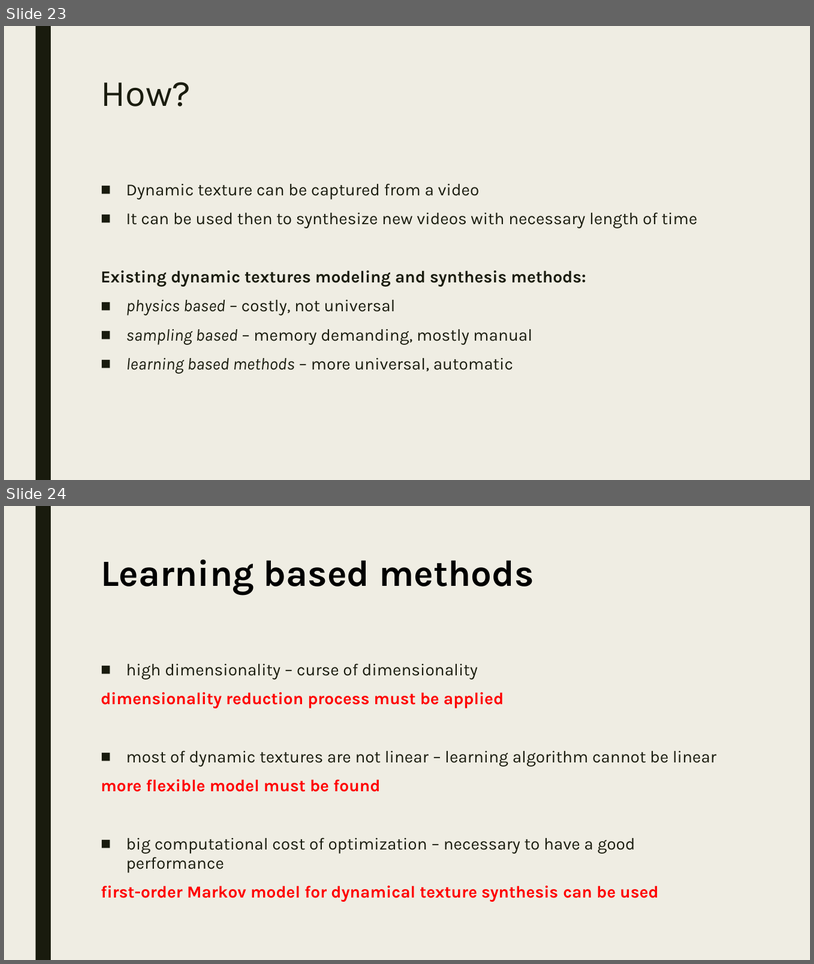
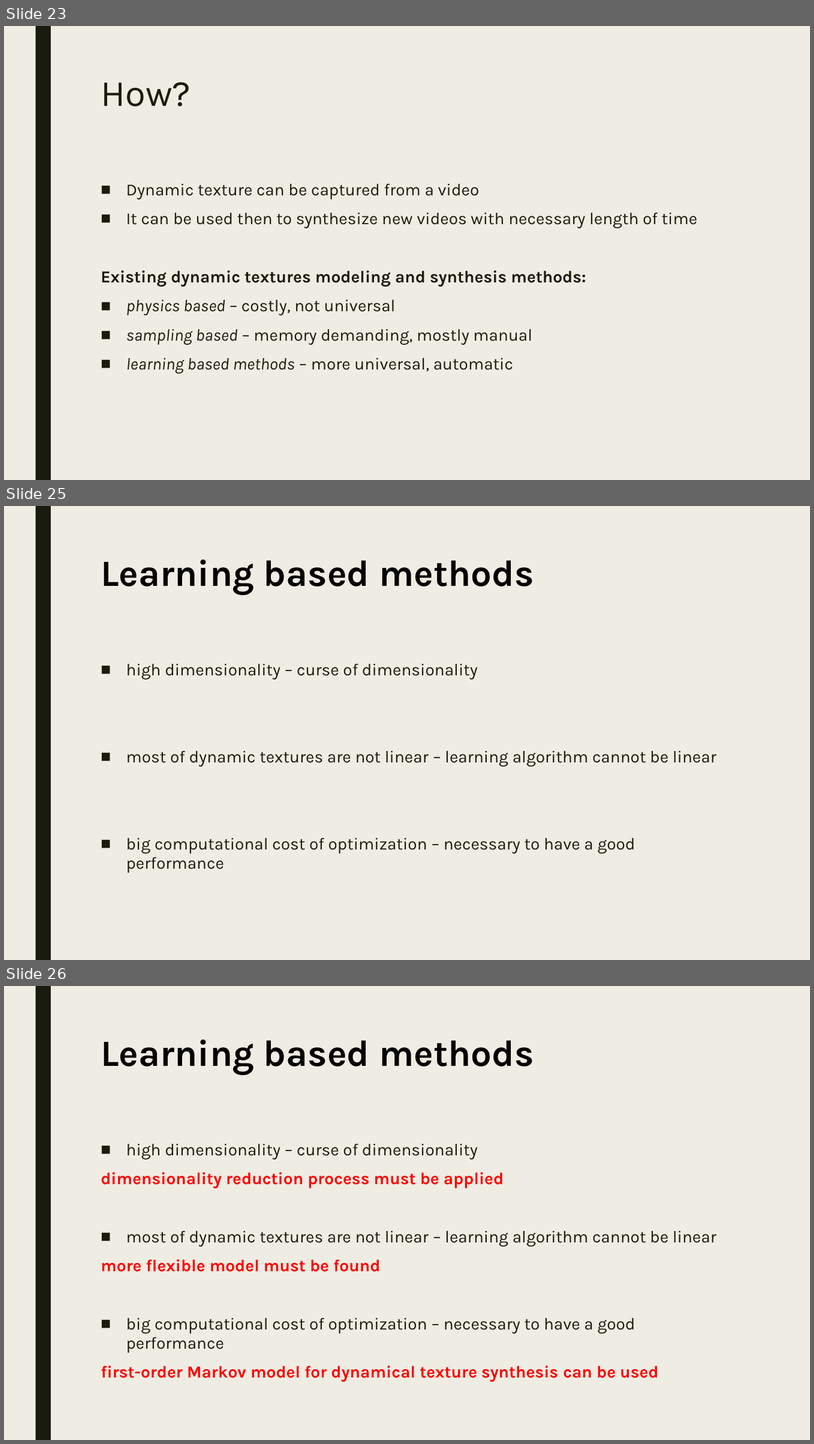
Before and after one commit to koptelovmax/gaussianprocess, a slide deck: presentation.pptx. Shown one above the other, each under a label of ours: slides 23 and 24 before the commit, slides 23, 25 and 26 after it; the slides between them are not shown. The pictures are 814x964 and 814x1444 pixels, drawn with LibreOffice and Linux fonts; fonts in the diff are those of the drawing. Boxes give left, top, right and bottom in pixels: in the first picture for what was removed or moved away, otherwise in the second. Text is boxed around its words. In the diff, an @@ line names an element or a change of style, - is before the commit and + after.

```diff
--- a/presentation.pptx
+++ b/presentation.pptx
@@ slide 25 added at [4, 506, 810, 960], background #EFEDE3; not listed: 1 template element that a slide beside it also shows @@
@@ title added at [101, 559, 534, 595], 44 pt, text #000000, bold @@
+Learning based methods
@@ text added at [126, 663, 717, 873], 20 pt, text #191B0E @@
+■ high dimensionality – curse of dimensionality
+■ most of dynamic textures are not linear – learning algorithm cannot be linear
+■ big computational cost of optimization – necessary to have a good performance
@@ what was slide 24 is now slide 26 @@
```
Also in this commit, not shown: 1 other slide added, 2 other files.
